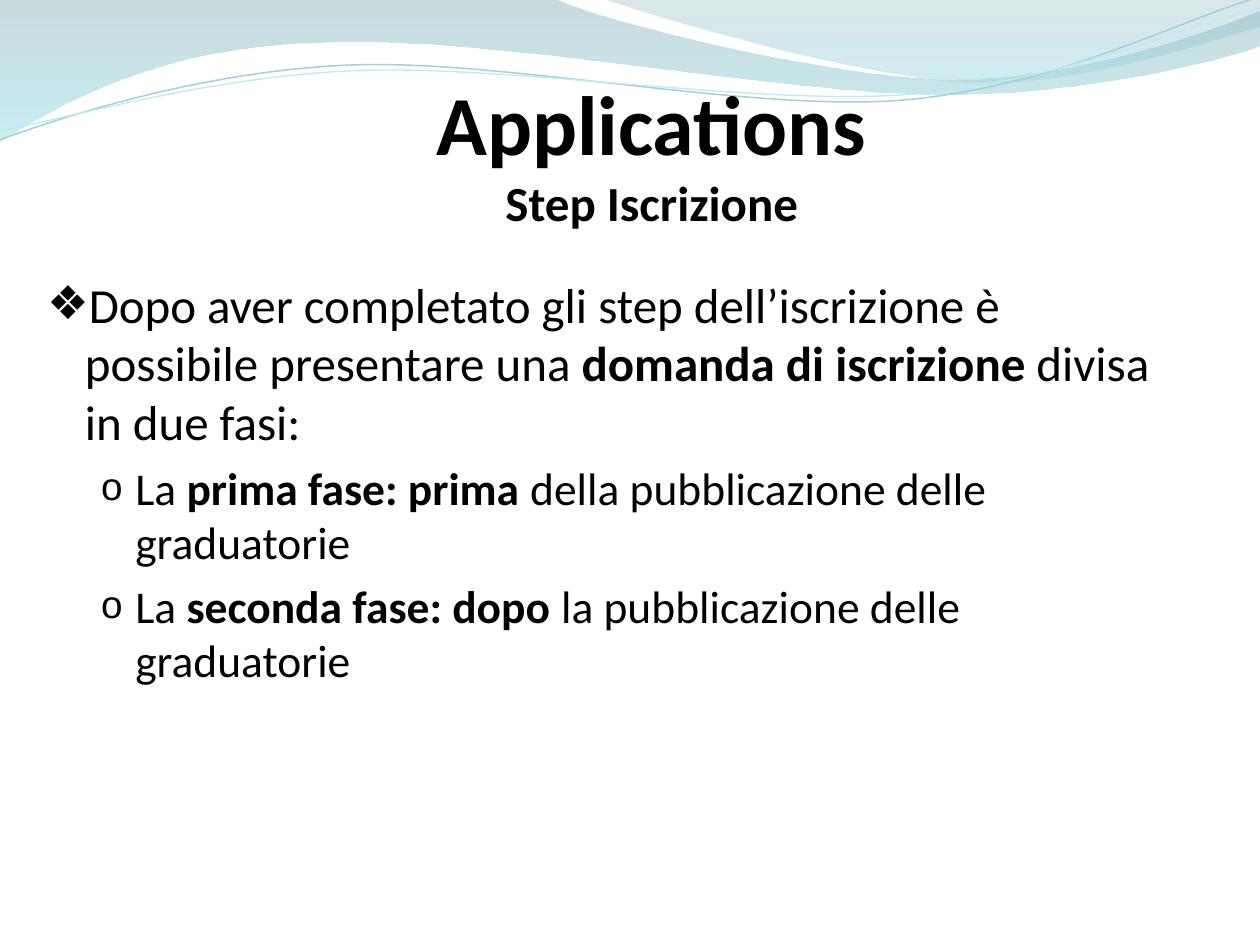
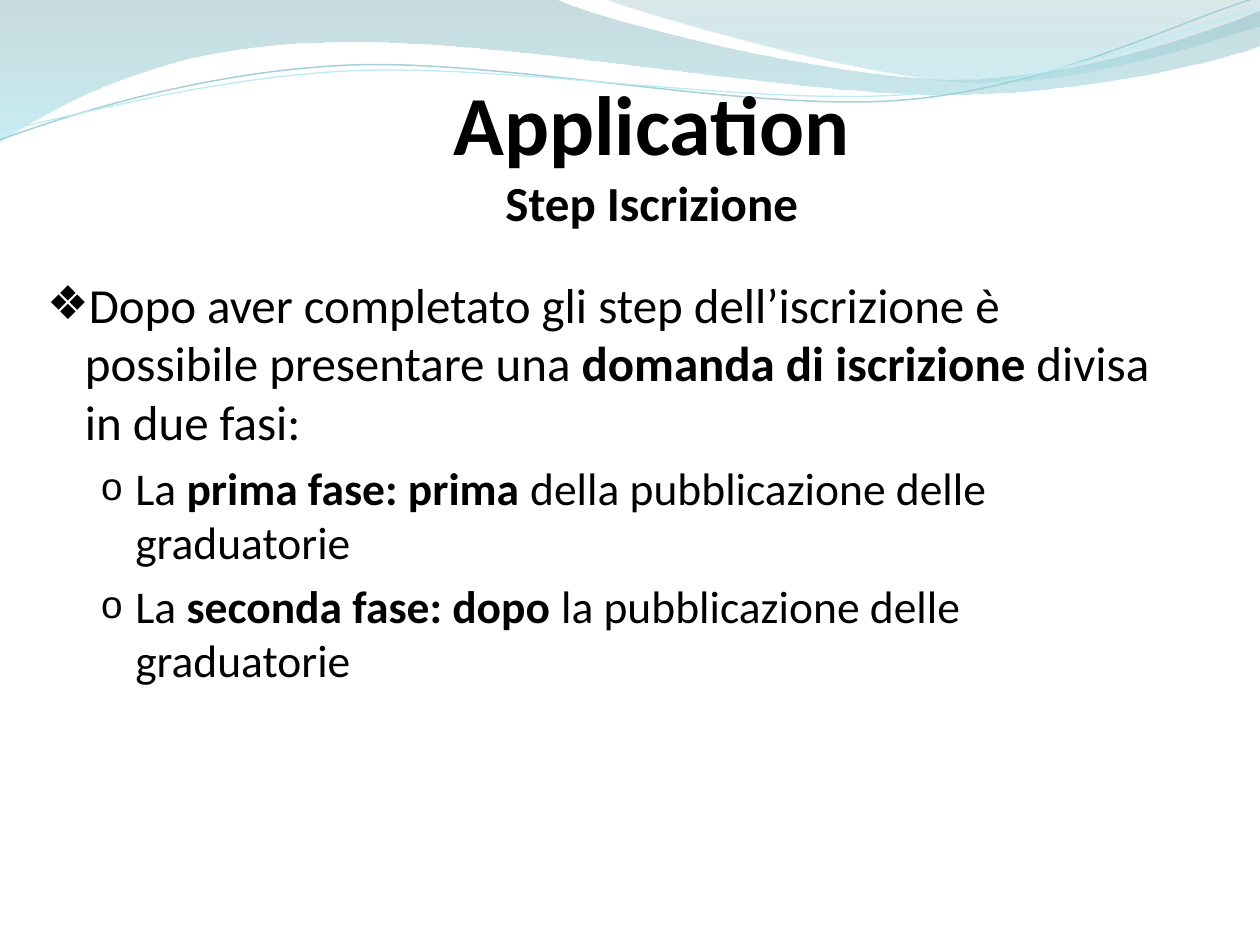
Before and after one commit to ammirate/at-silo, a slide deck: slide 77 of Presentazione/Atsilo1/[BOZZA] Atsilo_A_PresentazioneFinale copia.pptx. Drawn at 1260x945 pixels with LibreOffice and Linux fonts; fonts in the diff are those of the drawing. Boxes give left, top, right and bottom in pixels: in the first picture for what was removed or moved away, otherwise in the second. Text is boxed around its words. In the diff, an @@ line names an element or a change of style, - is before the commit and + after.

```diff
--- a/Presentazione/Atsilo1/[BOZZA] Atsilo_A_PresentazioneFinale copia.pptx
+++ b/Presentazione/Atsilo1/[BOZZA] Atsilo_A_PresentazioneFinale copia.pptx
@@ text "Application": place and size @@
-text "Application" at [436,86,866,229]
+text "Application" at [453,86,850,229]
@@ text at [453,86,850,169]: text changed @@
-Applications
+Application
```
Also in this commit, not shown: 2 other slides changed.
